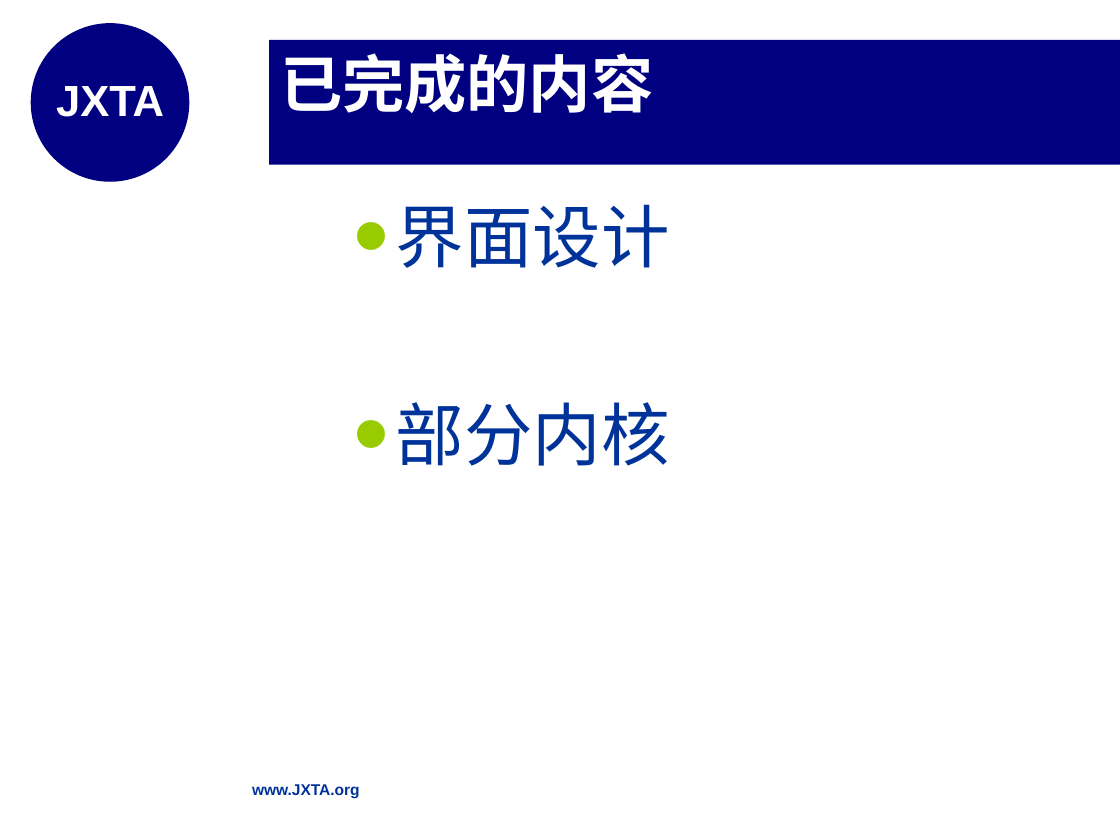
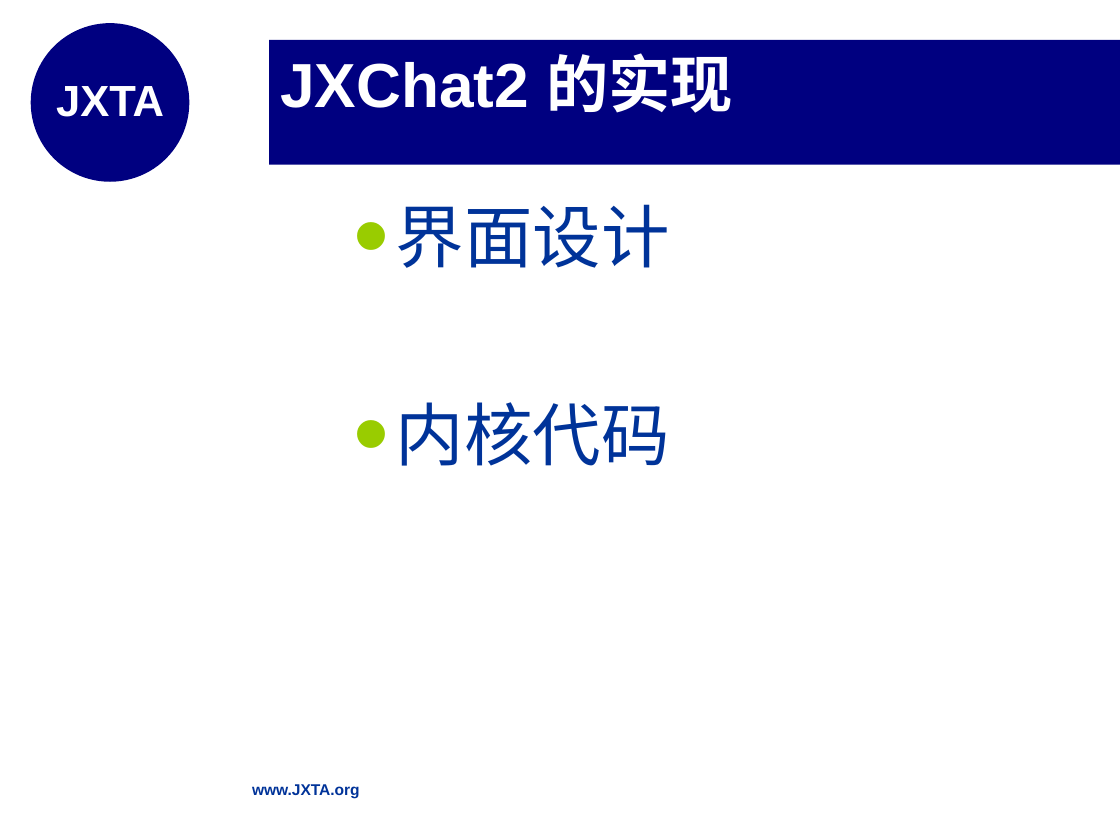
Before and after one commit to shanboli/finalprojectdocbackup, a slide deck: slide 19 of 1.0/李善博毕设答辩.ppt (slide 16 before the commit). Drawn at 1120x840 pixels with LibreOffice and Linux fonts; fonts in the diff are those of the drawing; background and template pictures are left out. Boxes give left, top, right and bottom in pixels: in the first picture for what was removed or moved away, otherwise in the second. Text is boxed around its words. In the diff, an @@ line names an element or a change of style, - is before the commit and + after.

Commit message:
李善博ppt完成

```diff
--- a/1.0/李善博毕设答辩.ppt
+++ b/1.0/李善博毕设答辩.ppt
@@ title at (x1=280, y1=53, x2=733, y2=113): text changed @@
-已完成的内容
+JXChat2 的实现
@@ text at (x1=396, y1=402, x2=670, y2=466): text changed @@
-• 部分内核
+• 内核代码
```
Also in this commit, not shown: 12 other slides changed, 13 slides added, 8 slides removed.
